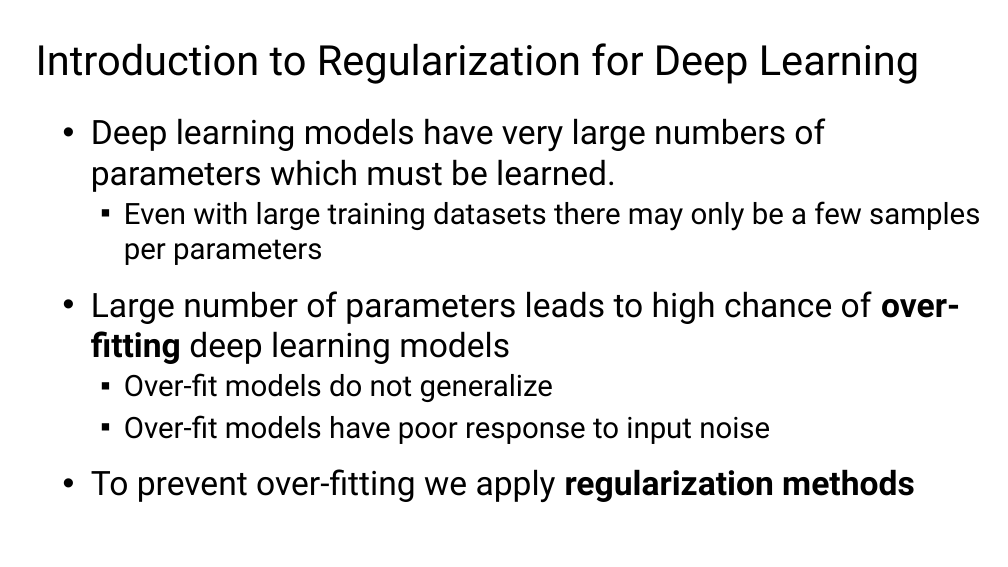
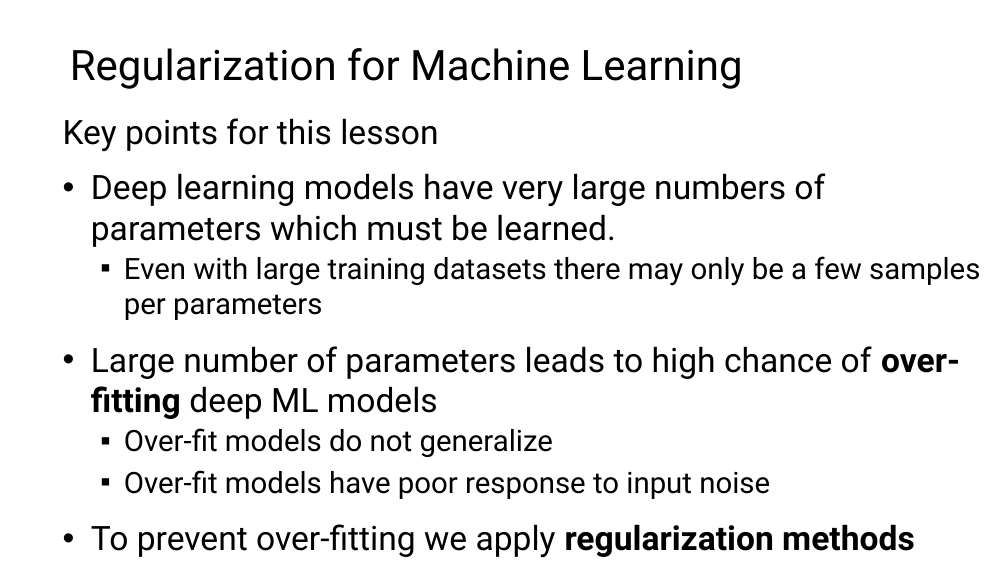
Before and after one commit to StephenElston/CSCI-E25, a slide deck: slide 8 of Slides/7_RegularizationAndOptimization.pptx (slide 5 before the commit). Drawn at 1008x567 pixels with LibreOffice and Linux fonts; fonts in the diff are those of the drawing. Boxes give left, top, right and bottom in pixels: in the first picture for what was removed or moved away, otherwise in the second. Text is boxed around its words. In the diff, an @@ line names an element or a change of style, - is before the commit and + after.

```diff
--- a/Slides/7_RegularizationAndOptimization.pptx
+++ b/Slides/7_RegularizationAndOptimization.pptx
@@ title at <box>70,48,743,89</box>: text changed; size 39.6 to 40 pt @@
-Introduction to Regularization for Deep Learning
+Regularization for Machine Learning
@@ text at <box>63,118,438,151</box>: paragraph added @@
+Key points for this lesson
@@ text at <box>91,346,960,419</box>: text changed @@
-• Large number of parameters leads to high chance of over-fitting deep learning models
+• Large number of parameters leads to high chance of over-fitting deep ML models
```
Also in this commit, not shown: 2 other slides changed, 13 slides added, 3 slides removed, 1 other file.
